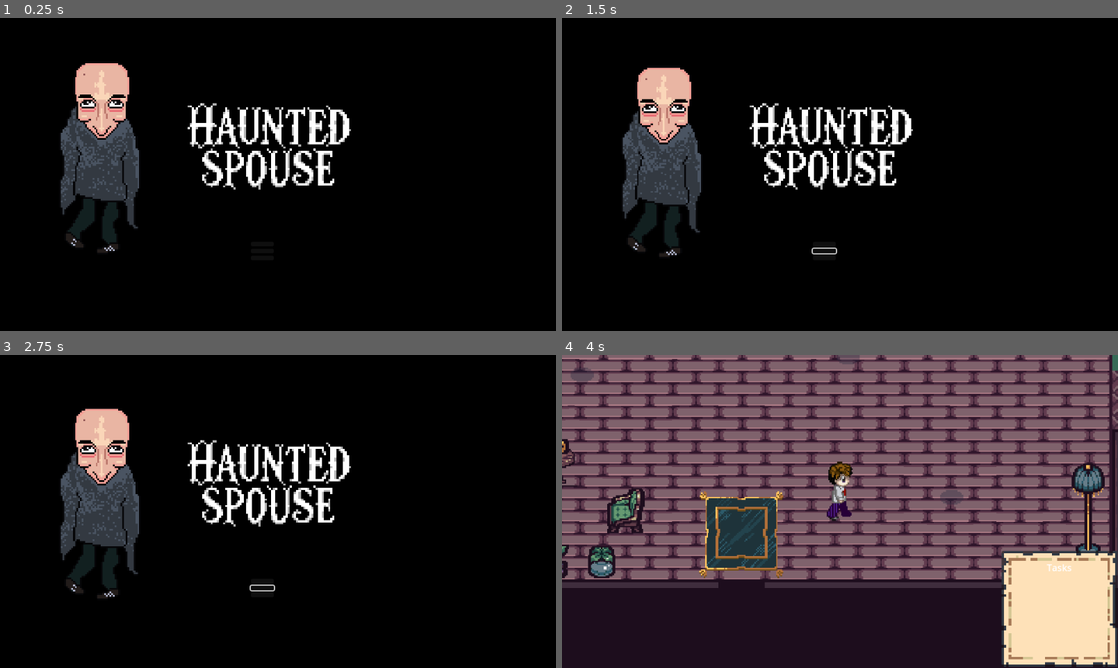
Above: before the commit, frames 1-4 (two rows, left to right).
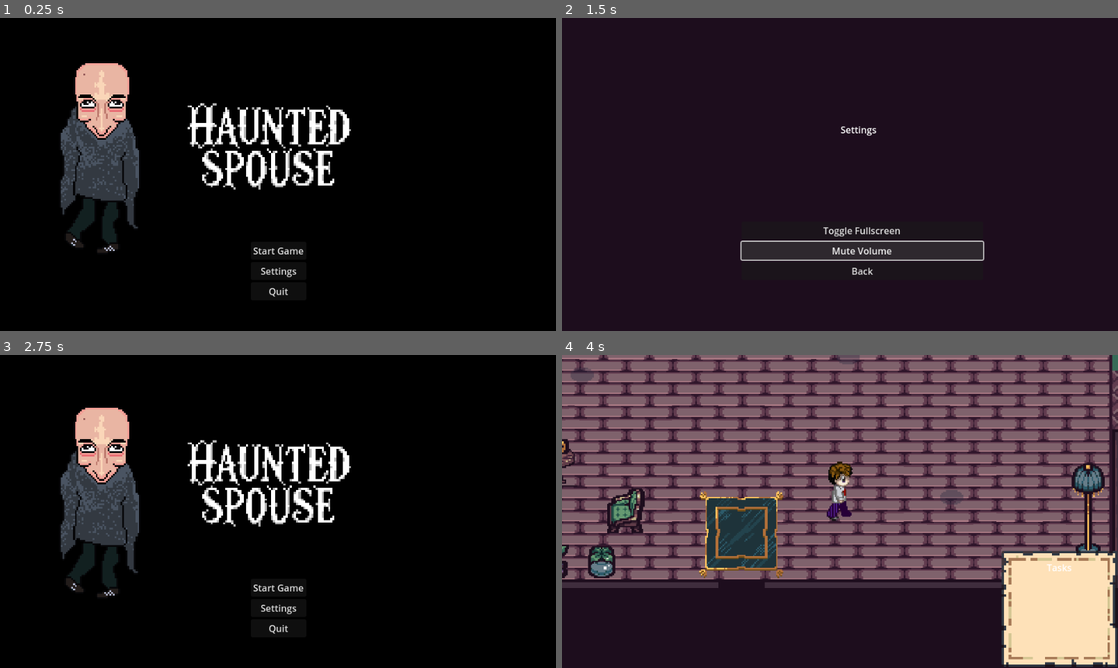
Above: after the commit, the same moments.

Repository: EvanNavel/HauntedSpouse
Game: Godot game, scene res://scenes/ui/title_screen.tscn
Same seed, same stepped clock (60 frames per second), same inputs: the game is played once before the commit and once after it. This scene is started directly instead of the project's main scene.
Inputs (mouse positions are in pixels of both pictures, inside the frame that each line leads up to; where the layout moved, square brackets give the same spot in the first picture):
- Up to frame 1 (0.25 s): no input
- Up to frame 2 (1.5 s): click (840, 271) [823, 249] at 0.5 s; click (862, 249) at 1.25 s, where only the run after the commit has a clickable "Mute Volume"
- Up to frame 3 (2.75 s): click (300, 608) at 2 s, where only the run after the commit has a clickable "Back"
- Up to frame 4 (4 s): click (840, 586) [823, 580] at 2.75 s; tap Enter at 3.5 s; move the mouse to (962, 495) at 3.52 s; hold D (walk_right) from 3.53 s (still down); tap Tab (task_toggle) at 3.6 s; click (962, 495) at 3.67 s

The runs differ from the first frame. In frame 1, 0.3% of the frame differs, in the area x 45-55%, y 73-90%; in frame 2, 98%, in the area x 0-100%, y 0-100%; in frame 3, 1.2%; in frame 4, nothing differs.

Commit message:
settings logic

Diff:
--- /dev/null
+++ b/hauntedspouse/scenes/ui/settings.gd
@@ -0,0 +1,19 @@
+extends Control
+
+@onready var fullscreen_button = $VBoxContainer/fullscreen_button
+@onready var sound_button = $VBoxContainer/volume_button
+@onready var back_button = $VBoxContainer/back_button
+
+func _ready():
+	fullscreen_button.pressed.connect(_toggle_fullscreen)
+	sound_button.pressed.connect(_toggle_sound)
+	back_button.pressed.connect(_go_back)
+
+func _toggle_fullscreen():
+	DisplayServer.window_set_mode(DisplayServer.WINDOW_MODE_FULLSCREEN if not DisplayServer.window_get_mode() == DisplayServer.WINDOW_MODE_FULLSCREEN else DisplayServer.WINDOW_MODE_WINDOWED)
+
+func _toggle_sound():
+	AudioServer.set_bus_mute(0, not AudioServer.is_bus_mute(0))
+
+func _go_back():
+	get_tree().change_scene_to_file("res://scenes/ui/title_screen.tscn")
--- /dev/null
+++ b/hauntedspouse/scenes/ui/settings.tscn
@@ -0,0 +1,42 @@
+[gd_scene load_steps=2 format=3 uid="uid://cg2fp1pv5xr7r"]
+
+[ext_resource type="Script" path="res://scenes/ui/settings.gd" id="1_uef56"]
+
+[node name="Control" type="Control"]
+layout_mode = 3
+anchors_preset = 0
+offset_right = 40.0
+offset_bottom = 40.0
+script = ExtResource("1_uef56")
+
+[node name="Label" type="Label" parent="."]
+layout_mode = 0
+offset_left = 425.0
+offset_top = 155.0
+offset_right = 599.0
+offset_bottom = 230.0
+text = "Settings"
+horizontal_alignment = 1
+vertical_alignment = 1
+
+[node name="VBoxContainer" type="VBoxContainer" parent="."]
+layout_mode = 1
+anchors_preset = -1
+anchor_right = 24.0
+anchor_bottom = 13.425
+offset_left = 310.0
+offset_top = 351.0
+offset_right = -233.0
+offset_bottom = -85.0
+
+[node name="fullscreen_button" type="Button" parent="VBoxContainer"]
+layout_mode = 2
+text = "Toggle Fullscreen"
+
+[node name="volume_button" type="Button" parent="VBoxContainer"]
+layout_mode = 2
+text = "Mute Volume"
+
+[node name="back_button" type="Button" parent="VBoxContainer"]
+layout_mode = 2
+text = "Back"
--- a/hauntedspouse/scenes/ui/title_screen.gd
+++ b/hauntedspouse/scenes/ui/title_screen.gd
@@ -1,15 +1,20 @@
 extends Control
 
 @onready var start_button = $VBoxContainer/start_button
+@onready var settings_button = $VBoxContainer/settings_button
 @onready var quit_button = $VBoxContainer/quit_button
 
 func _ready():
 	start_button.pressed.connect(_on_start_pressed)
+	settings_button.pressed.connect(_on_settings_pressed)
 	quit_button.pressed.connect(_on_quit_pressed)
 
 func _on_start_pressed():
 	get_tree().change_scene_to_file("res://scenes/House/testing/test_first_floor.tscn")
 
+func _on_settings_pressed():
+	get_tree().change_scene_to_file("res://scenes/ui/settings.tscn")
+
 
 func _on_quit_pressed():
 	get_tree().quit()
--- a/hauntedspouse/scenes/ui/title_screen.tscn
+++ b/hauntedspouse/scenes/ui/title_screen.tscn
@@ -40,12 +40,15 @@
 
 [node name="start_button" type="Button" parent="VBoxContainer"]
 layout_mode = 2
+text = "Start Game"
 
 [node name="settings_button" type="Button" parent="VBoxContainer"]
 layout_mode = 2
+text = "Settings"
 
 [node name="quit_button" type="Button" parent="VBoxContainer"]
 layout_mode = 2
+text = "Quit"
 
 [node name="AudioStreamPlayer2D" type="AudioStreamPlayer2D" parent="."]
 
